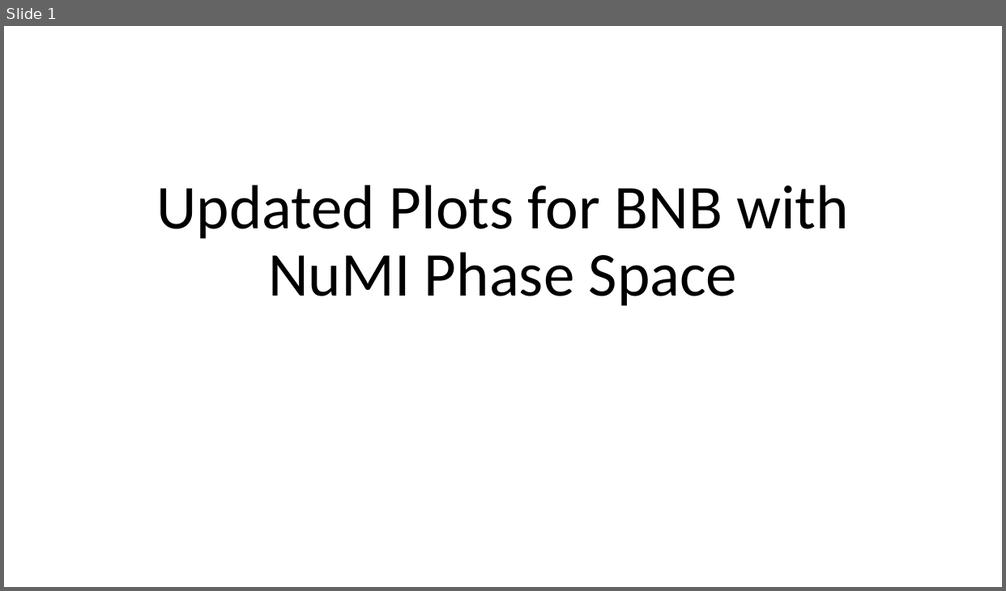
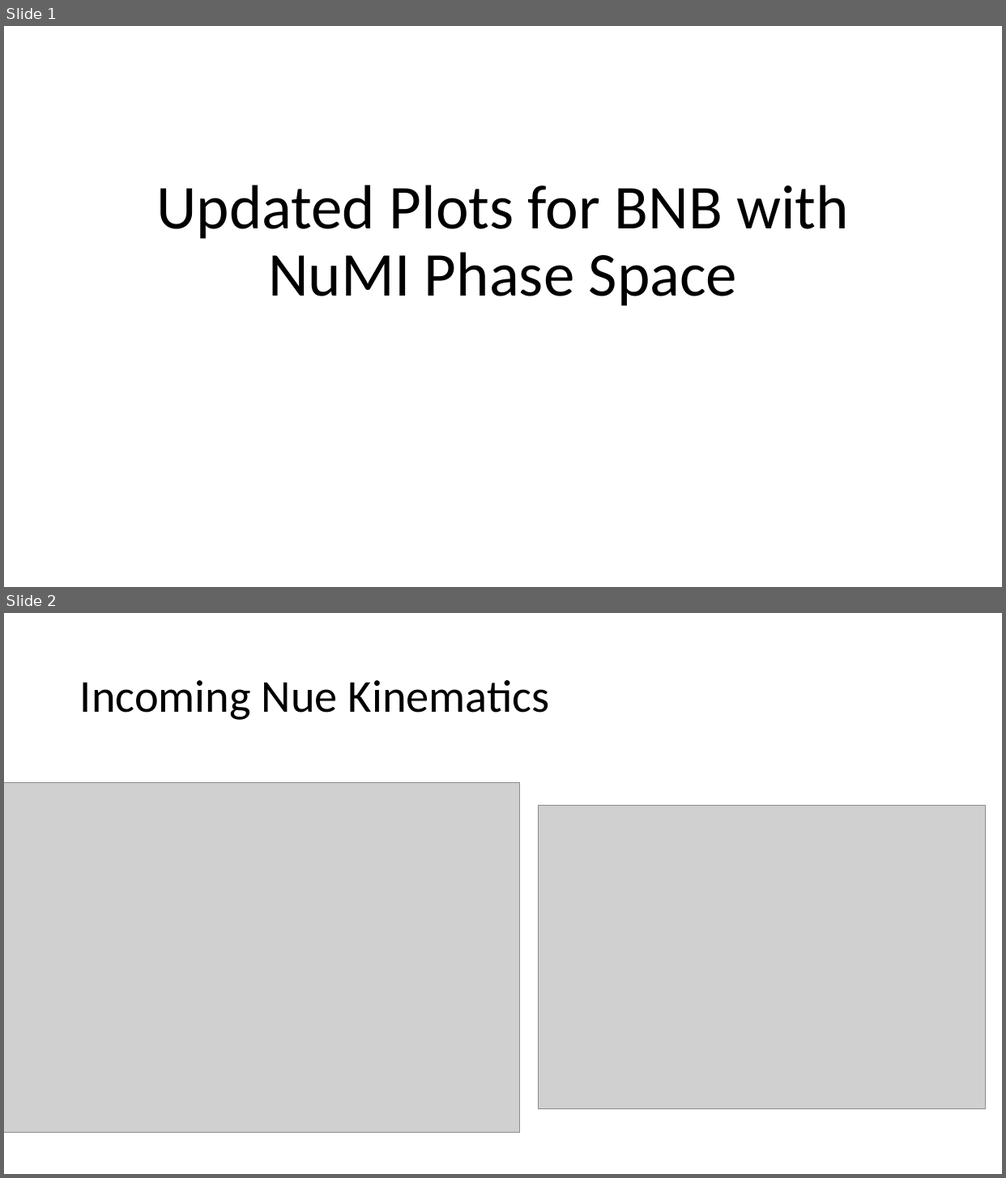
Before and after one commit to kvjmistry/NueKinematics, a slide deck: plots/Updated Phase Space Plots.pptx. Shown one above the other, each under a label of ours: slide 1 before the commit, slides 1 and 2 after it. The pictures are 1006x591 and 1006x1178 pixels, drawn with LibreOffice and Linux fonts; fonts in the diff are those of the drawing; grey boxes stand for pictures. Boxes give left, top, right and bottom in pixels: in the first picture for what was removed or moved away, otherwise in the second. Text is boxed around its words. In the diff, an @@ line names an element or a change of style, - is before the commit and + after.

```diff
--- a/plots/Updated Phase Space Plots.pptx
+++ b/plots/Updated Phase Space Plots.pptx
@@ slide 2 added at [4,613,1002,1174], background #FFFFFF @@
@@ title added at [80,680,550,720], 44 pt, text #000000 @@
+Incoming Nue Kinematics
@@ picture added at [4,782,520,1132] @@
@@ picture added at [538,806,985,1110] @@
```
Also in this commit, not shown: 1 other slide added, 2 slides removed, 3 other files.
